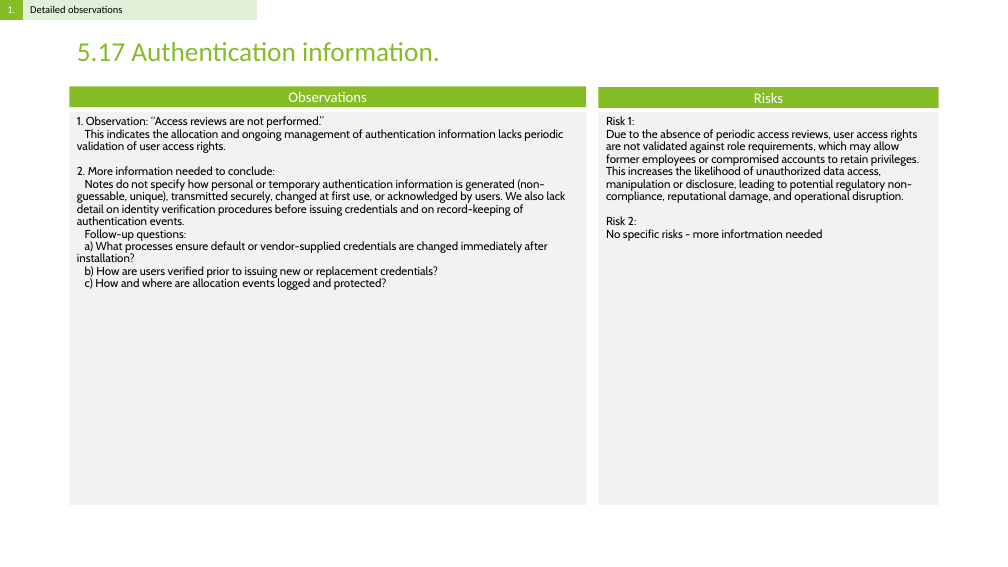
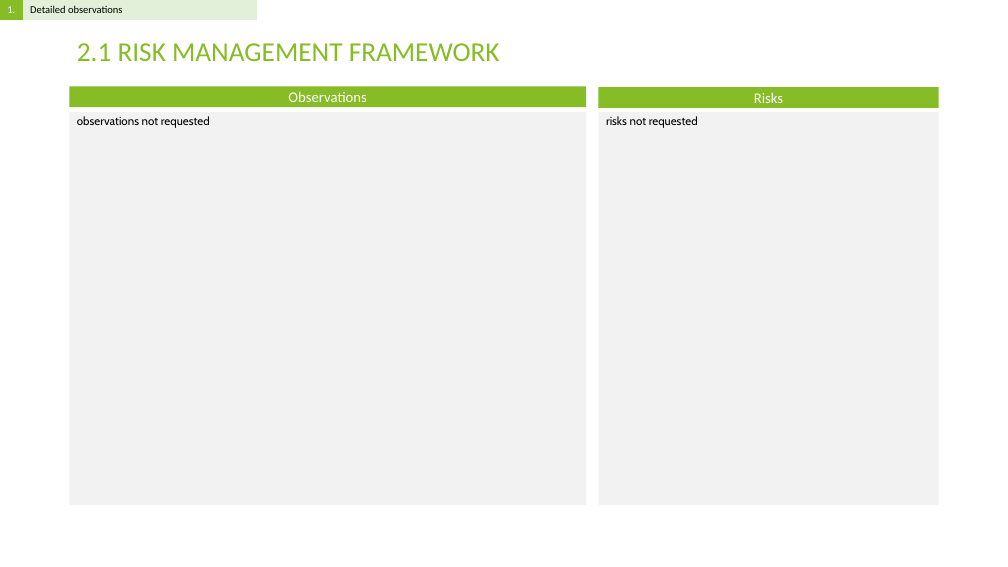
Before and after one commit to Rokas01/tprm, a slide deck: slide 7 of filename.pptx. Drawn at 1008x567 pixels with LibreOffice and Linux fonts; fonts in the diff are those of the drawing. Boxes give left, top, right and bottom in pixels: in the first picture for what was removed or moved away, otherwise in the second. Text is boxed around its words. In the diff, an @@ line names an element or a change of style, - is before the commit and + after.

```diff
--- a/filename.pptx
+++ b/filename.pptx
@@ title at bbox=[77, 43, 500, 61]: text changed @@
-5.17 Authentication information.
+2.1 RISK MANAGEMENT FRAMEWORK
@@ text at bbox=[77, 116, 210, 128]: text changed @@
-1. Observation: “Access reviews are not performed.”
-This indicates the allocation and ongoing management of authentication information lacks periodic validation of user access rights.
-2. More information needed to conclude:
-Notes do not specify how personal or temporary authentication information is generated (non-guessable, unique), transmitted securely, changed at first use, or acknowledged by users. We also lack detail on identity verification procedures before issuing credentials and on record-keeping of authentication events.
-Follow-up questions:
-a) What processes ensure default or vendor-supplied credentials are changed immediately after installation?
-b) How are users verified prior to issuing new or replacement credentials?
-c) How and where are allocation events logged and protected?
+observations not requested
@@ text at bbox=[606, 116, 698, 128]: text changed @@
-Risk 1:
-Due to the absence of periodic access reviews, user access rights are not validated against role requirements, which may allow former employees or compromised accounts to retain privileges. This increases the likelihood of unauthorized data access, manipulation or disclosure, leading to potential regulatory non-compliance, reputational damage, and operational disruption.
-Risk 2:
-No specific risks - more infortmation needed
+risks not requested
```
Also in this commit, not shown: 7 other slides changed, 93 slides added, 11 slides removed, 2 other files.
